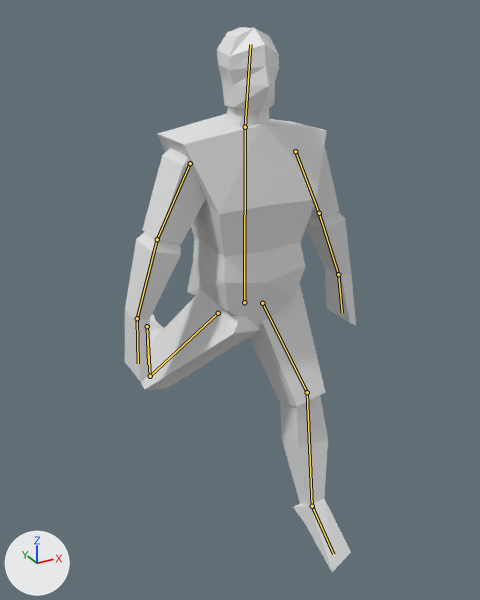
An edit to the Blender file SimpleHuman.blend, drawn before and after from the same camera.
Rendered twice from a camera (50 mm lens) standing at (-1.95, -3.47, 3.43) and looking at (0.01, 0.07, 1.65). Lighting does not change. The marker at lower left points along +X, +Y and +Z. Both versions are drawn at frame 1 of the action 'run_loop'; the numbers are the values there. The bones that bend it are drawn over the model as lines.
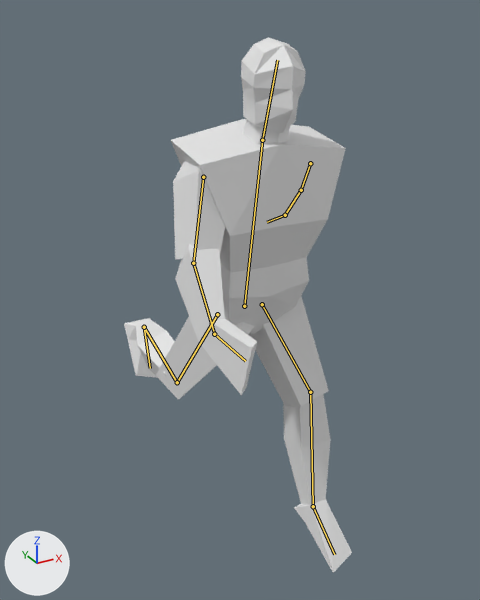
Where the change shows, as pixel boxes [x1, y1, x2, y2] in the pictures (480 x 600 px):
'Cube', posed
    before: [125, 27, 356, 572]
    after: [124, 37, 352, 573]
bone 'Body', root to tip
    before: (244, 302) to (245, 127)
    after: (244, 306) to (262, 140)
bone 'UpperArm.L', root to tip
    before: (295, 151) to (319, 213)
    after: (310, 163) to (301, 190)
bone 'LowerArm.L', root to tip
    before: (319, 213) to (338, 274)
    after: (301, 190) to (285, 215)
bone 'Hand.L', root to tip
    before: (338, 274) to (342, 312)
    after: (285, 215) to (267, 222)
bone 'UpperArm.R', root to tip
    before: (190, 163) to (157, 239)
    after: (203, 177) to (193, 263)
bone 'LowerArm.R', root to tip
    before: (157, 239) to (137, 318)
    after: (193, 263) to (214, 334)
bone 'Hand.R', root to tip
    before: (137, 318) to (138, 363)
    after: (214, 334) to (245, 361)

The change in detail:
Bone 'Body' (bone_body) moves from (0.0, 0.0, 0.0) to (0.0, -0.021, 0.0).
Bone 'Body' (bone_body) turns from (0, 0, 0) to (10, 0, 0) degrees about its own x, y and z.
Bone 'UpperArm.L' (bone_upperarm_l) turns from (0, 0, 0) to (-39, 17, -11) degrees about its own x, y and z.
Bone 'LowerArm.L' (bone_lowerarm_l) turns from (0, 0, 0) to (-6, 2, 0) degrees about its own x, y and z.
Bone 'Hand.L' (bone_hand_l) turns from (0, 0, 0) to (-13, 0, -1) degrees about its own x, y and z.
Bone 'UpperArm.R' (bone_upperarm_r) turns from (0, 0, 0) to (32, 4, 9) degrees about its own x, y and z.
Bone 'LowerArm.R' (bone_lowerarm_r) turns from (0, 0, 0) to (34, 7, -1) degrees about its own x, y and z.
Bone 'Hand.R' (bone_hand_r) turns from (0, 0, 0) to (22, -1, -2) degrees about its own x, y and z.
Bone 'IKFootTarget.R' (bone_ikfoottarget_r) moves from (-0.809, 0.797, -0.018) to (-0.78, 0.855, -0.017).
Bone 'IKFootTarget.R' (bone_ikfoottarget_r) turns from (1, 1, -76) to (1, 1, -59) degrees about its own x, y and z.
